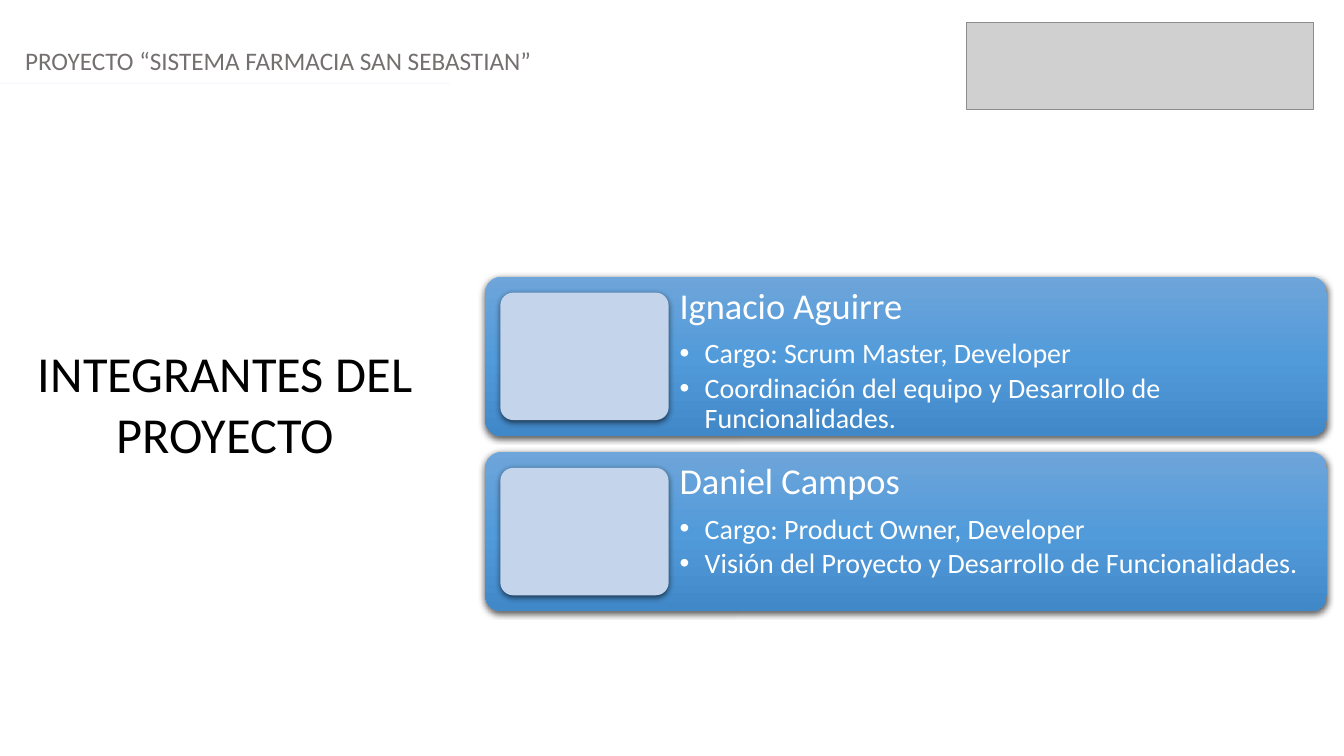
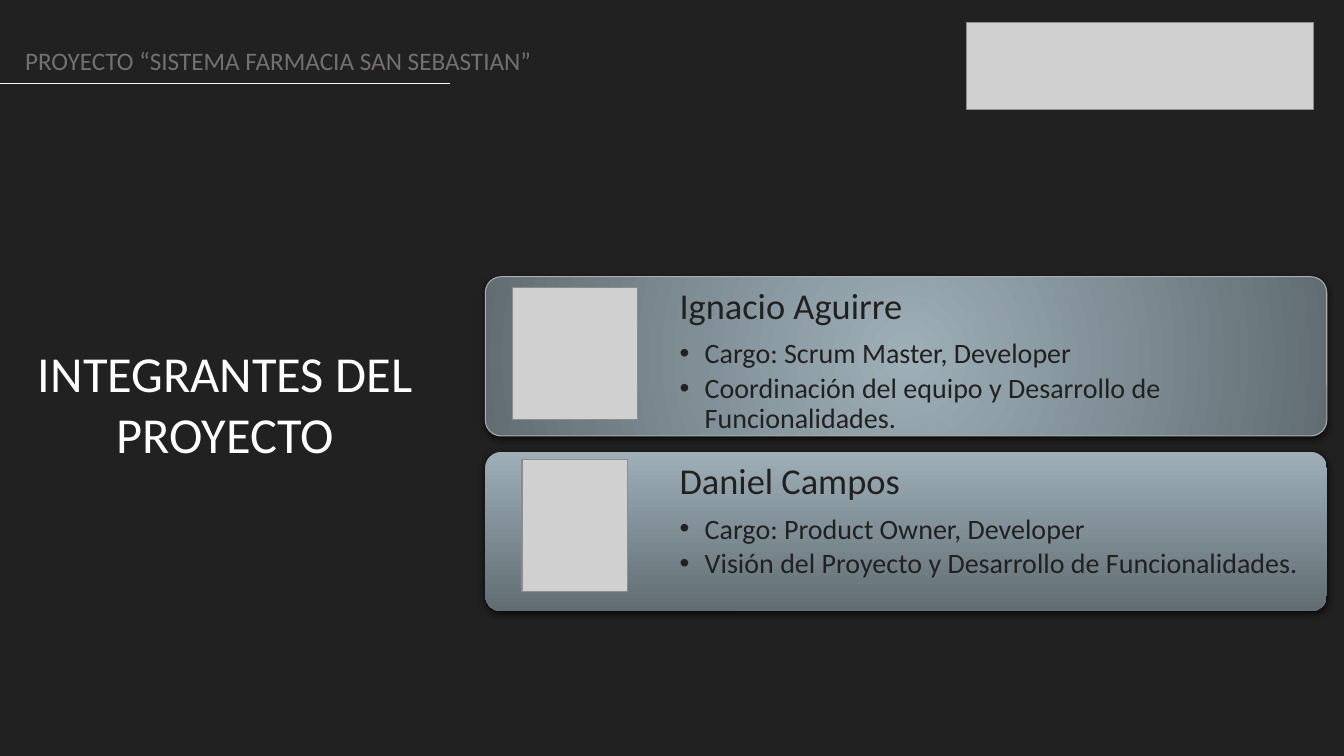
Before and after one commit to dacamposk1/capstone_grupo2, a slide deck: slide 2 of Fase 3/Evidencias Grupales/Presentación Final del proyecto (Español).pptx. Drawn at 1344x756 pixels with LibreOffice and Linux fonts; fonts in the diff are those of the drawing; grey boxes stand for pictures. Boxes give left, top, right and bottom in pixels: in the first picture for what was removed or moved away, otherwise in the second. Text is boxed around its words. In the diff, an @@ line names an element or a change of style, - is before the commit and + after.

```diff
--- a/Fase 3/Evidencias Grupales/Presentación Final del proyecto (Español).pptx
+++ b/Fase 3/Evidencias Grupales/Presentación Final del proyecto (Español).pptx
@@ background #FFFFFF to #212121 @@
@@ rounded rectangle at <box>486,277,1328,437</box>: fill gradient #6EA5DA to #529BDA to #4188C8 to gradient #9EAFB8 to #616D73; outline none to #ADADAD 0.75 pt @@
@@ rounded rectangle removed at <box>500,292,668,419</box> @@
@@ picture added at <box>512,287,637,419</box> @@
@@ text "Ignacio Aguirre" at <box>680,294,1161,428</box>: text colour #FFFFFF to #212121; bullet colour #FFFFFF to #212121 @@
@@ text "INTEGRANTES DEL PROYECTO" at <box>38,359,412,454</box>: text colour #000000 to #FFFFFF @@
@@ rounded rectangle at <box>486,452,1328,611</box>: fill gradient #6EA5DA to #529BDA to #4188C8 to gradient #9EAFB8 to #616D73 @@
@@ rounded rectangle removed at <box>500,468,668,595</box> @@
@@ picture added at <box>522,460,627,592</box> @@
@@ text "Daniel Campos" at <box>680,469,1297,578</box>: text colour #FFFFFF to #212121; bullet colour #FFFFFF to #212121 @@
```
Also in this commit, not shown: 13 other slides changed.
